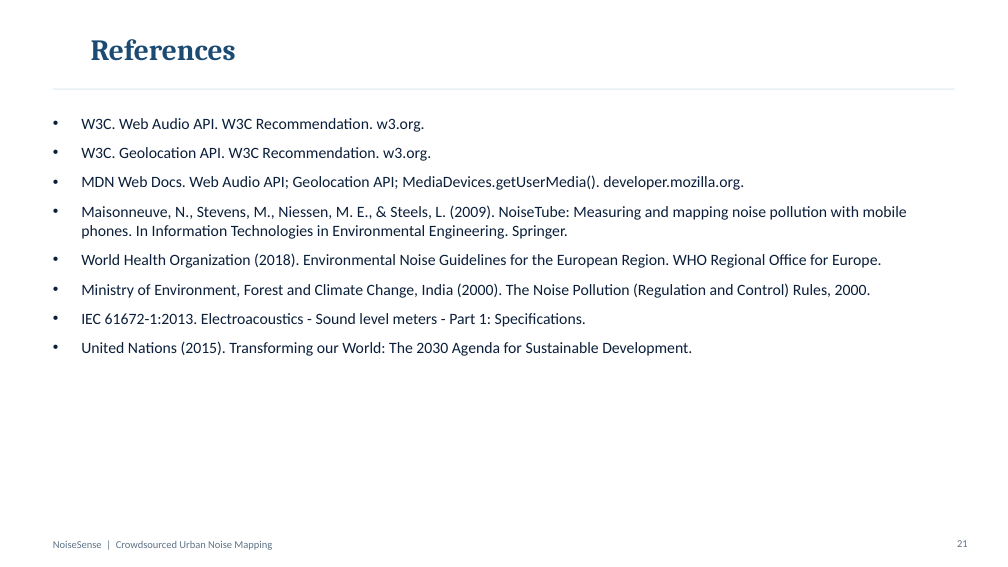
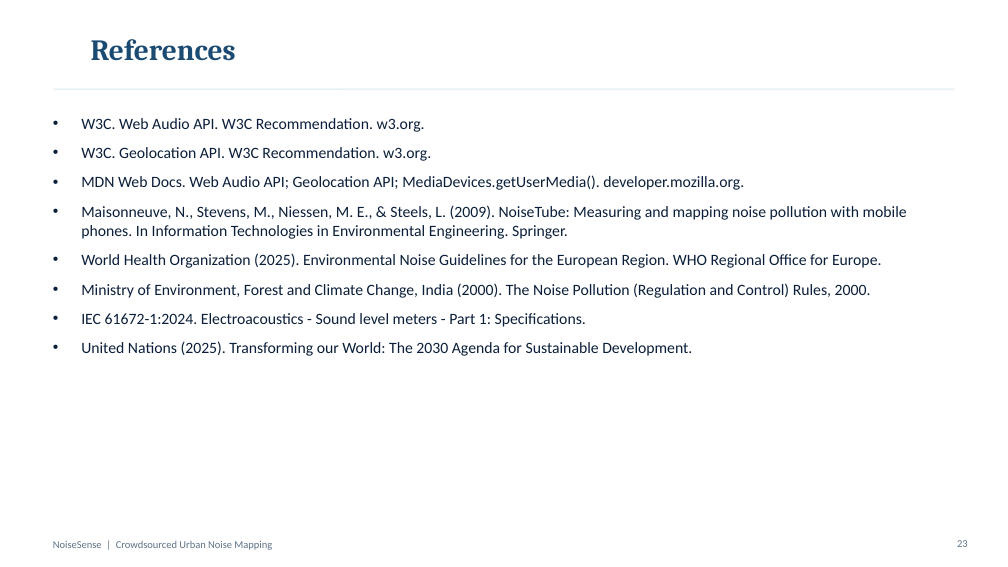
Before and after one commit to pramithm/NoiseSence---Mobile-Computing, a slide deck: slide 23 of NoiseSense_Presentation.pptx (slide 21 before the commit). Drawn at 1008x567 pixels with LibreOffice and Linux fonts; fonts in the diff are those of the drawing; background and template pictures are left out. Boxes give left, top, right and bottom in pixels: in the first picture for what was removed or moved away, otherwise in the second. Text is boxed around its words. In the diff, an @@ line names an element or a change of style, - is before the commit and + after.

```diff
--- a/NoiseSense_Presentation.pptx
+++ b/NoiseSense_Presentation.pptx
@@ text at <box>81,253,882,268</box>: text changed @@
-• World Health Organization (2018). Environmental Noise Guidelines for the European Region. WHO Regional Office for Europe.
+• World Health Organization (2025). Environmental Noise Guidelines for the European Region. WHO Regional Office for Europe.
@@ text at <box>81,313,692,356</box>: text changed @@
-• IEC 61672-1:2013. Electroacoustics - Sound level meters - Part 1: Specifications.
-• United Nations (2015). Transforming our World: The 2030 Agenda for Sustainable Development.
+• IEC 61672-1:2024. Electroacoustics - Sound level meters - Part 1: Specifications.
+• United Nations (2025). Transforming our World: The 2030 Agenda for Sustainable Development.
```
Also in this commit, not shown: 4 other slides changed, 2 slides added, 2 other files.
